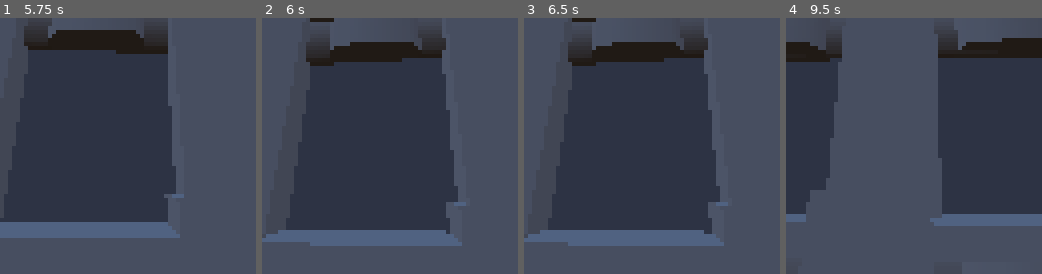
Above: before the commit, frames 1-4 (left to right).
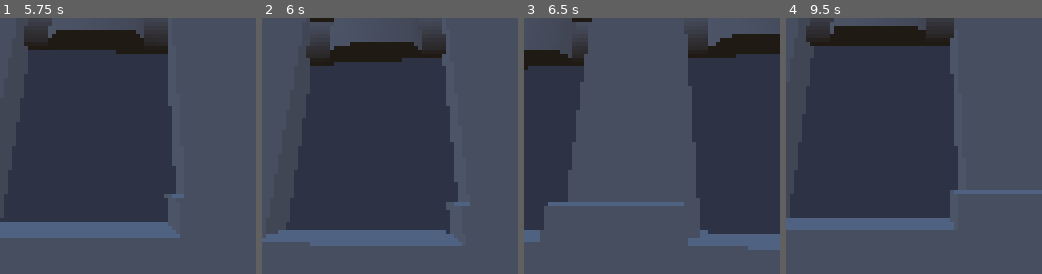
Above: after the commit, the same moments.

Repository: bonsaipropaganda/lowrez
Game: Godot game, scene res://scenes/world.tscn
Same seed, same stepped clock (60 frames per second), same inputs: the game is played once before the commit and once after it.
Inputs (mouse positions are in pixels of both pictures, inside the frame that each line leads up to):
- Up to frame 1 (5.75 s): tap Enter (ui_accept) at 0.5, 0.77, 1.52, 2.75, 3.02, 3.5, 3.77, 4.25, 4.52, 5 s; move the mouse to (140, 146) at 0.52 s; hold Up (ui_up) from 0.53 s (still down); move the mouse to (115, 146) at 1.27 s; move the mouse to (133, 140) at 2.02 s; move the mouse to (125, 151) at 2.77 s; move the mouse to (145, 148) at 3.52 s; move the mouse to (107, 143) at 4.27 s; move the mouse to (130, 146) at 5.02 s
- Up to frame 2 (6 s): tap Enter (ui_accept) at 5.75 s; move the mouse to (379, 140) at 5.77 s; release Up (ui_up) at 5.78 s; hold Right (ui_right) from 5.78 s (still down)
- Up to frame 3 (6.5 s): keep holding Right (ui_right); tap Enter (ui_accept) at 6.02 s
- Up to frame 4 (9.5 s): move the mouse to (926, 146) at 6.52 s; release Right (ui_right) at 6.53 s; hold Up (ui_up) 6.53-8.78 s; tap Enter (ui_accept) at 6.77, 7.52, 9.02 s; move the mouse to (901, 146) at 7.27 s; move the mouse to (919, 140) at 8.02 s; move the mouse to (911, 151) at 8.77 s; hold Left (ui_left) from 8.78 s (still down)

Frame 1 is identical in both runs. In frame 2, 0.3% of the frame differs, in the area x 17-82%, y 6-79%; in frame 3, 66%, in the area x 0-100%, y 0-91%; in frame 4, 63%.

Commit message:
added  a lot to enemy
- enemy looks at player
- updated the mesh
- made it so that there can be more than one enemy and they will avoid each other a bit

Diff:
--- a/code/Enemy.gd
+++ b/code/Enemy.gd
@@ -12,6 +12,7 @@
 @onready var target_area = $TargetArea
 @onready var animation_player = $AnimationPlayer
 @onready var nav_agent = $NavigationAgent3D
+@onready var player = $"../Player"
 
 func _physics_process(delta):
 	# Add the gravity.
@@ -22,8 +23,8 @@
 	var next_location = nav_agent.get_next_path_position()
 	var new_velocity = (next_location - current_location).normalized() * SPEED
 
-	velocity = velocity.move_toward(new_velocity, .25)
-	move_and_slide()
+	look_at(Vector3(player.global_position.x,global_position.y,player.global_position.z),Vector3.UP)
+	nav_agent.set_velocity(new_velocity)
 
 func _on_health_component_die() -> void:
 	animation_player.play("die")
@@ -50,3 +51,8 @@
 func _on_navigation_agent_3d_target_reached() -> void:
 	print("enemy hit the player")
 	attack_player.emit()
+
+
+func _on_navigation_agent_3d_velocity_computed(safe_velocity: Vector3) -> void:
+	velocity = velocity.move_toward(safe_velocity, .25)
+	move_and_slide()
--- a/scenes/enemy.tscn
+++ b/scenes/enemy.tscn
@@ -1,8 +1,8 @@
-[gd_scene load_steps=9 format=3 uid="uid://dqecp8vm56tma"]
+[gd_scene load_steps=11 format=3 uid="uid://dqecp8vm56tma"]
 
 [ext_resource type="Script" path="res://code/Enemy.gd" id="1_8vhs5"]
-[ext_resource type="PackedScene" uid="uid://edmjlwf52ax3" path="res://art/enemy.glb" id="1_h6jai"]
 [ext_resource type="PackedScene" uid="uid://dyhk34bvr5waa" path="res://scenes/health_component.tscn" id="3_posg8"]
+[ext_resource type="PackedScene" uid="uid://c3rrobgj5yabx" path="res://art/character-orc.glb" id="4_jbwpg"]
 
 [sub_resource type="CapsuleShape3D" id="CapsuleShape3D_bkcvw"]
 radius = 0.598906
@@ -42,17 +42,22 @@
 "values": [true, false, true]
 }
 
+[sub_resource type="Animation" id="Animation_eleeo"]
+resource_name = "run"
+
 [sub_resource type="AnimationLibrary" id="AnimationLibrary_0672o"]
 _data = {
 "die": SubResource("Animation_rhr5b"),
-"hit": SubResource("Animation_uykxp")
+"hit": SubResource("Animation_uykxp"),
+"run": SubResource("Animation_eleeo")
 }
+
+[sub_resource type="AnimationNodeStateMachine" id="AnimationNodeStateMachine_4f8cv"]
 
 [node name="Enemy" type="CharacterBody3D" groups=["enemies"]]
 script = ExtResource("1_8vhs5")
 
-[node name="Mesh" parent="." instance=ExtResource("1_h6jai")]
-transform = Transform3D(-10, 0, -1.50996e-06, 0, 10, 0, 1.50996e-06, 0, -10, 0, 0, 0)
+[node name="character-orc" parent="." instance=ExtResource("4_jbwpg")]
 
 [node name="CollisionShape3D" type="CollisionShape3D" parent="."]
 transform = Transform3D(1, 0, 0, 0, 1, 0, 0, 0, 1, 0, 0.859469, 0)
@@ -75,8 +80,15 @@
 
 [node name="NavigationAgent3D" type="NavigationAgent3D" parent="."]
 target_desired_distance = 2.0
+path_height_offset = 0.15
+avoidance_enabled = true
+
+[node name="AnimationTree" type="AnimationTree" parent="."]
+tree_root = SubResource("AnimationNodeStateMachine_4f8cv")
+anim_player = NodePath("../AnimationPlayer")
 
 [connection signal="die" from="HealthComponent" to="." method="_on_health_component_die"]
 [connection signal="take_damage" from="HealthComponent" to="." method="_on_health_component_take_damage"]
 [connection signal="animation_finished" from="AnimationPlayer" to="." method="_on_animation_player_animation_finished"]
 [connection signal="target_reached" from="NavigationAgent3D" to="." method="_on_navigation_agent_3d_target_reached"]
+[connection signal="velocity_computed" from="NavigationAgent3D" to="." method="_on_navigation_agent_3d_velocity_computed"]
--- a/scenes/world.tscn
+++ b/scenes/world.tscn
@@ -38,6 +38,9 @@
 [node name="Enemy" parent="." instance=ExtResource("4_sr1nn")]
 transform = Transform3D(1, 0, 0, 0, 1, 0, 0, 0, 1, 2.759, 0.0510826, -0.588)
 
+[node name="Enemy2" parent="." instance=ExtResource("4_sr1nn")]
+transform = Transform3D(1, 0, 0, 0, 1, 0, 0, 0, 1, 10.8611, 0.0510826, -0.588)
+
 [node name="NavigationRegion3D" type="NavigationRegion3D" parent="."]
 navigation_mesh = SubResource("NavigationMesh_he61j")
 
